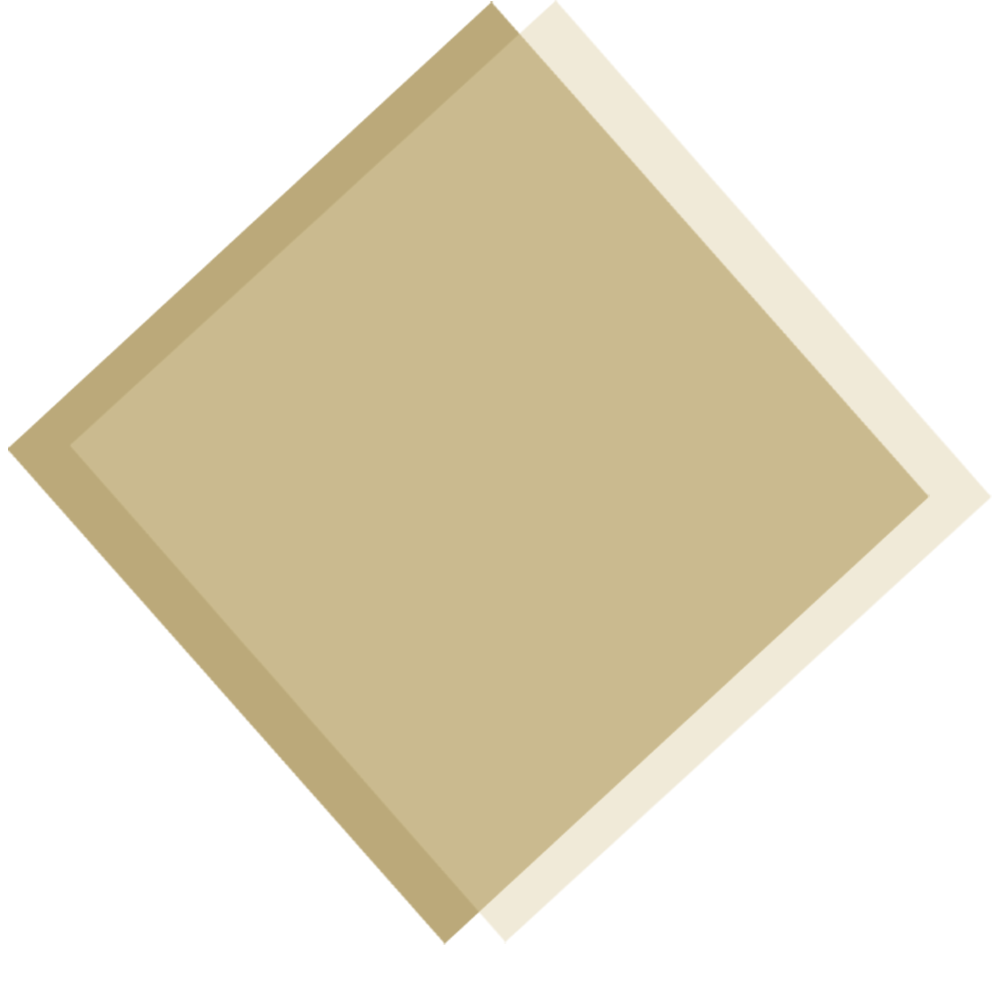
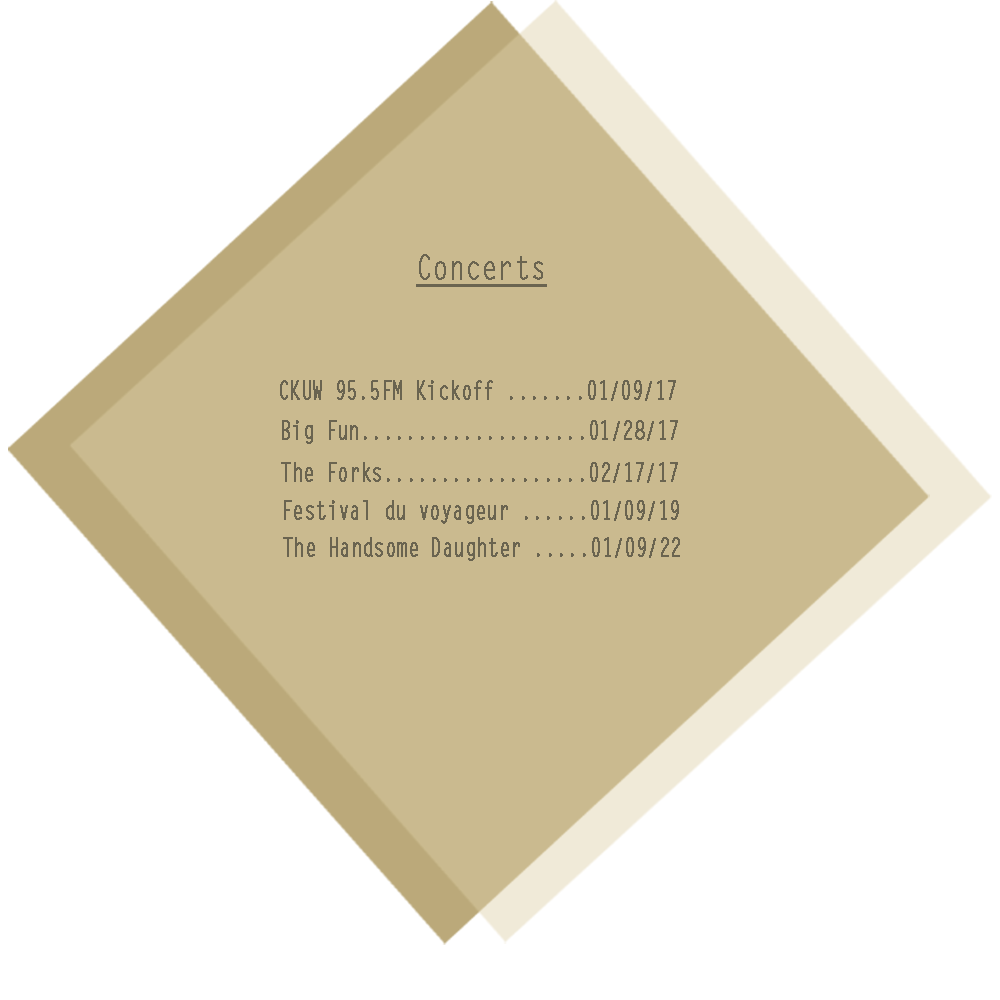
Layer changes from the first 1000x1000 image to the second:
added layer "Big Fun....................01/28/17" above "CKUW 95.5FM Kickoff .......01/09/17" over [282, 420, 678, 444]
added layer "CKUW 95.5FM Kickoff .......01/09/17" above "Festival du voyageur ......01/09/19" over [280, 380, 676, 401]
added layer "Festival du voyageur ......01/09/19" above "Concerts" over [284, 500, 679, 524]
added layer "Concerts" above "The Handsome Daughter .....01/09/22" over [416, 254, 547, 287]
added layer "The Handsome Daughter .....01/09/22" above "The Forks..................02/17/17" over [283, 537, 680, 561]
added layer "The Forks..................02/17/17" above "Layer 1" over [281, 462, 678, 483]
